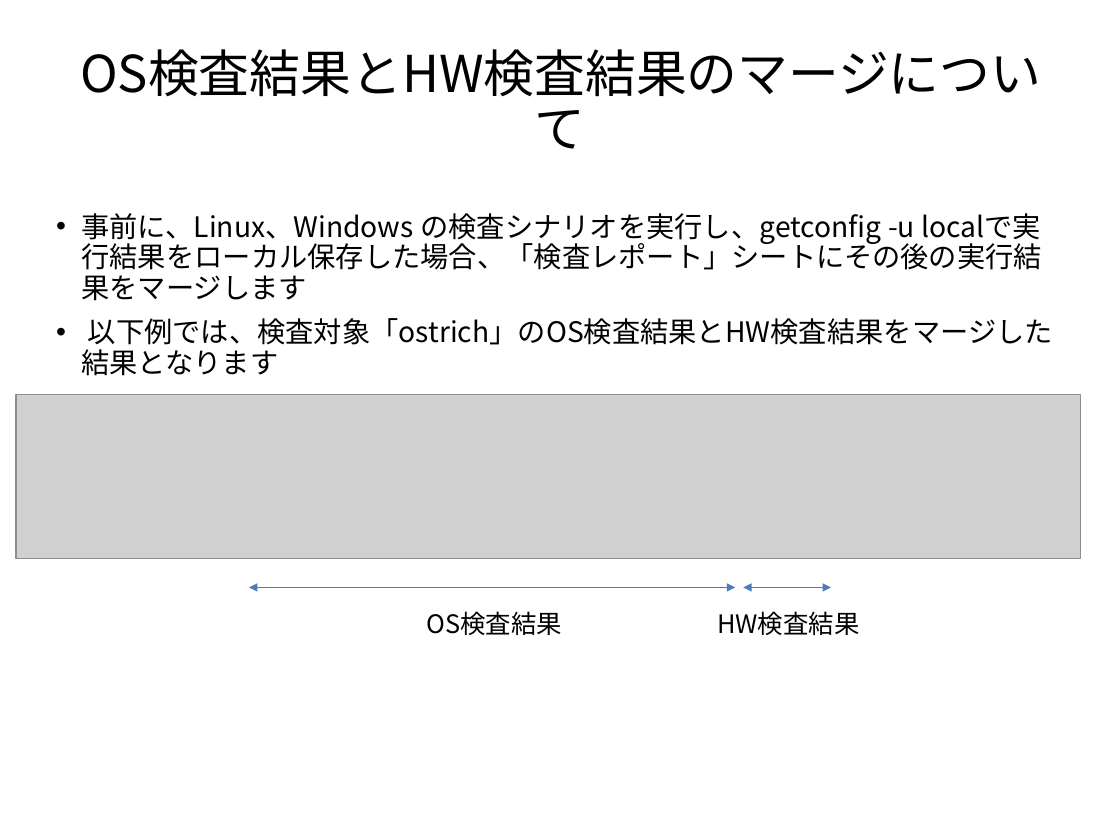
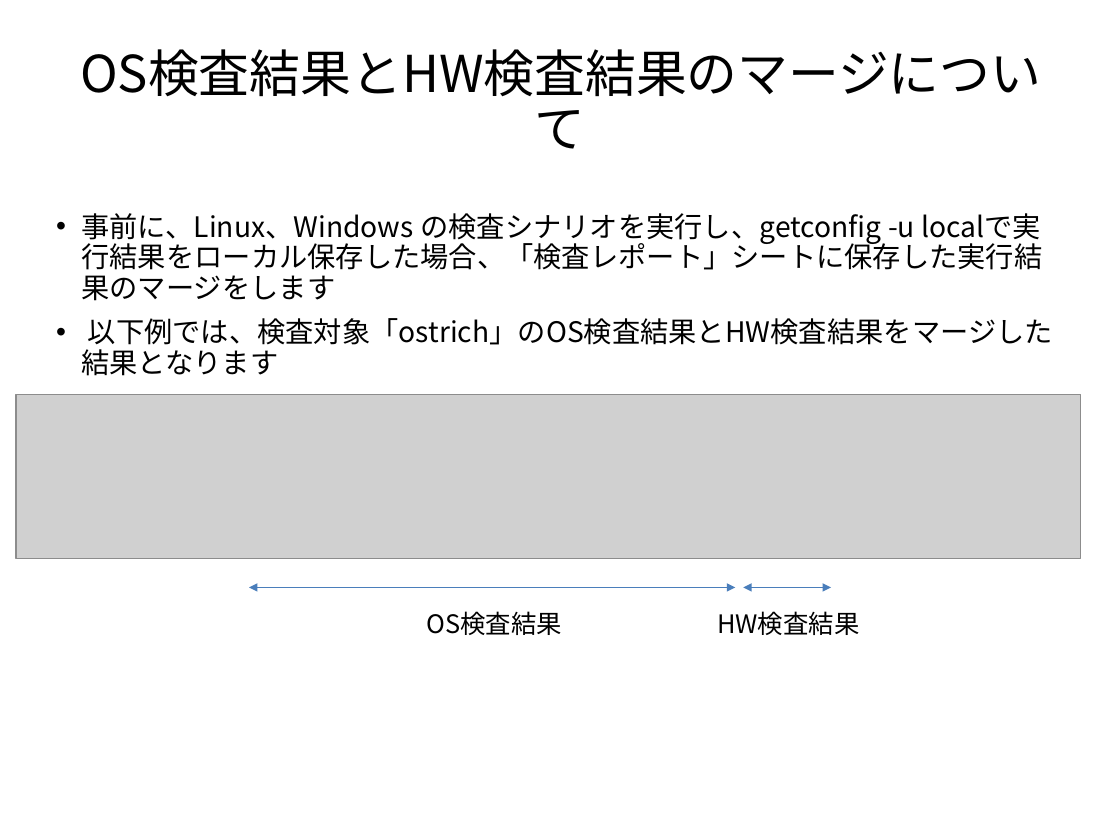
Before and after one commit to frsw3nr/gradle-server-acceptance, a slide deck: slide 54 of docs/jp/tutorial_test_pc.pptx. Drawn at 1120x840 pixels with LibreOffice and Linux fonts; fonts in the diff are those of the drawing; grey boxes stand for pictures. Boxes give left, top, right and bottom in pixels: in the first picture for what was removed or moved away, otherwise in the second. Text is boxed around its words. In the diff, an @@ line names an element or a change of style, - is before the commit and + after.

```diff
--- a/docs/jp/tutorial_test_pc.pptx
+++ b/docs/jp/tutorial_test_pc.pptx
@@ text at (81,213,1042,301): text changed @@
-• 事前に、Linux、Windows の検査シナリオを実行し、getconfig -u localで実行結果をローカル保存した場合、「検査レポート」シートにその後の実行結果をマージします
+• 事前に、Linux、Windows の検査シナリオを実行し、getconfig -u localで実行結果をローカル保存した場合、「検査レポート」シートに保存した実行結果のマージをします
```
Also in this commit, not shown: 10 other slides changed, 11 other files.
